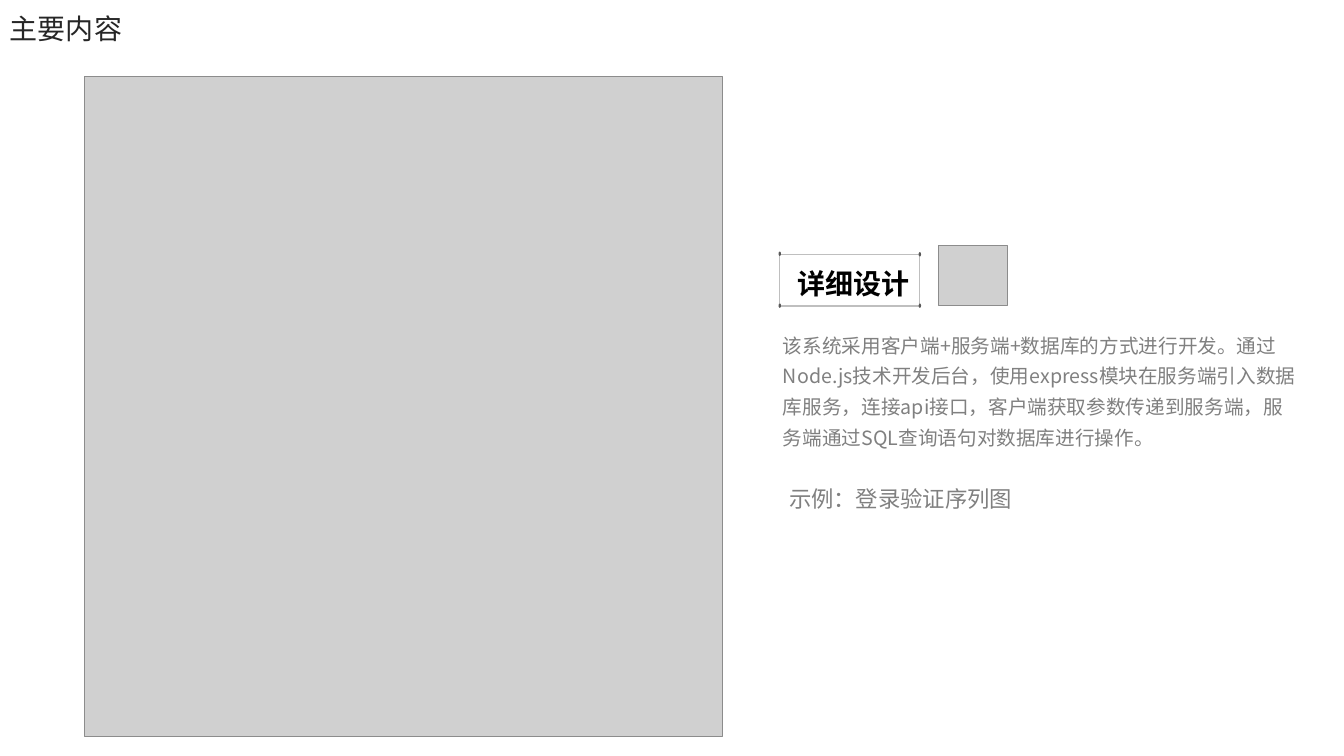
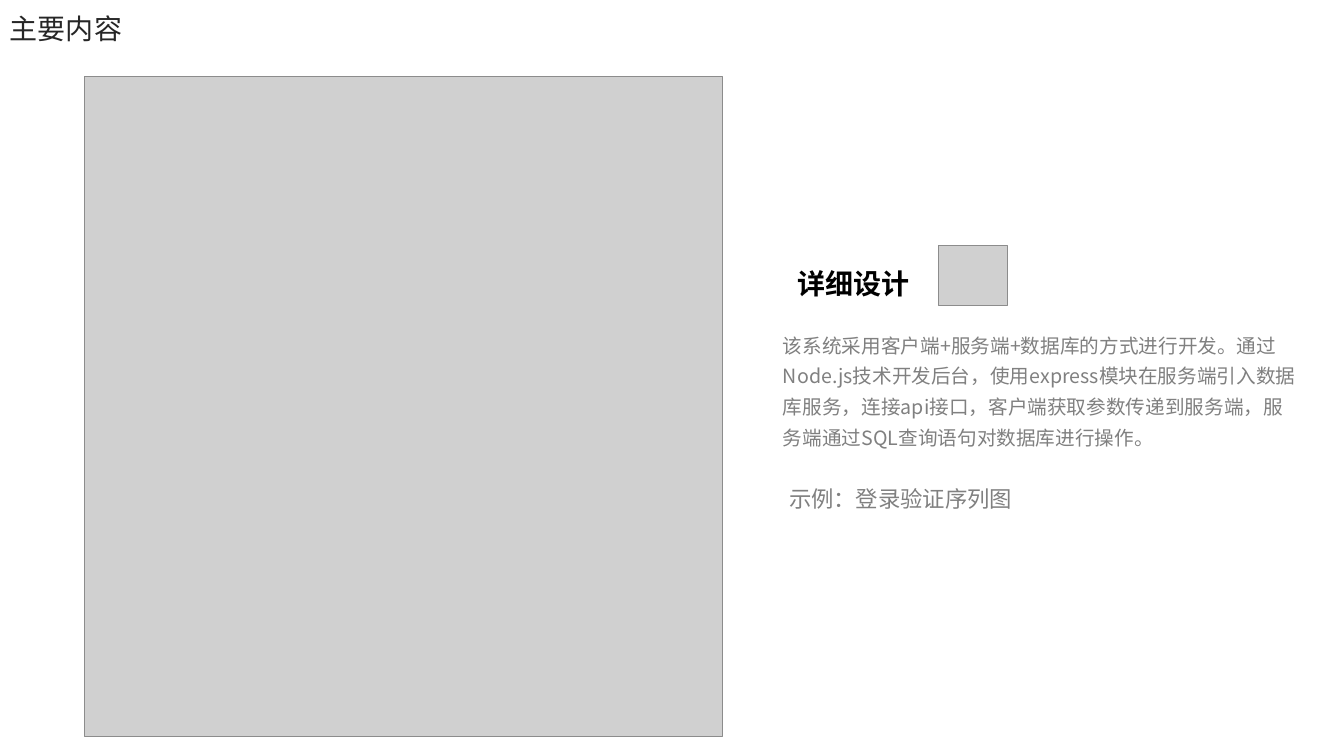
Before and after one commit to electronic-shopping-mall/liuyue, a slide deck: slide 12 of 答辩PPT.pptx. Drawn at 1344x756 pixels with LibreOffice and Linux fonts; fonts in the diff are those of the drawing; grey boxes stand for pictures; background and template pictures are left out. Boxes give left, top, right and bottom in pixels: in the first picture for what was removed or moved away, otherwise in the second. Text is boxed around its words. In the diff, an @@ line names an element or a change of style, - is before the commit and + after.

```diff
--- a/答辩PPT.pptx
+++ b/答辩PPT.pptx
@@ group removed at [778, 252, 921, 308]: 4 ellipses, 1 rectangle @@
```
Also in this commit, not shown: 3 other slides changed.
